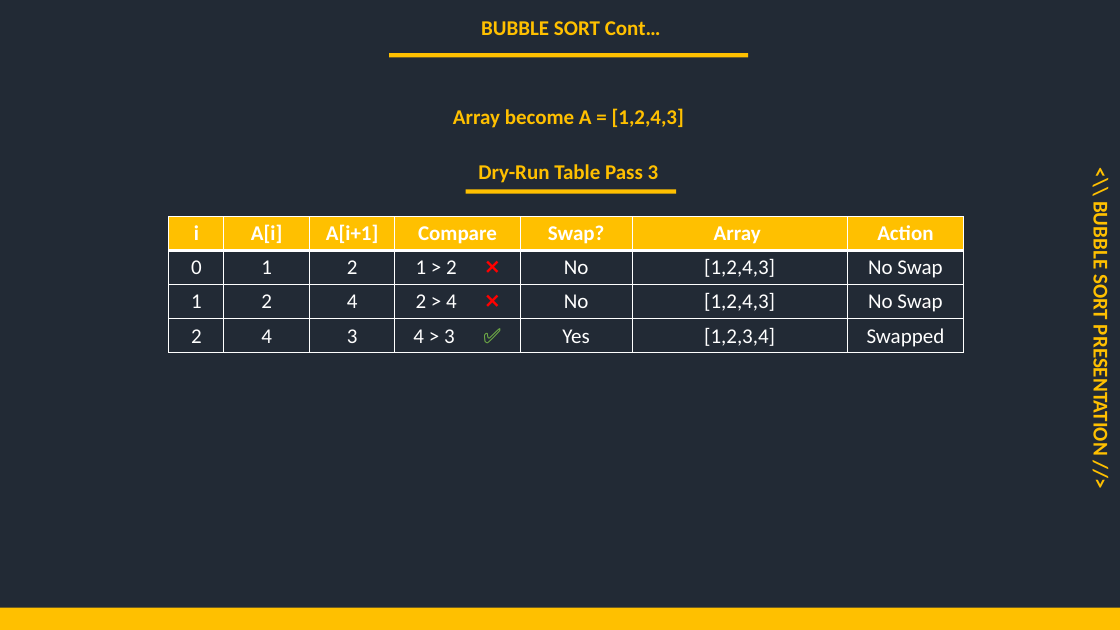
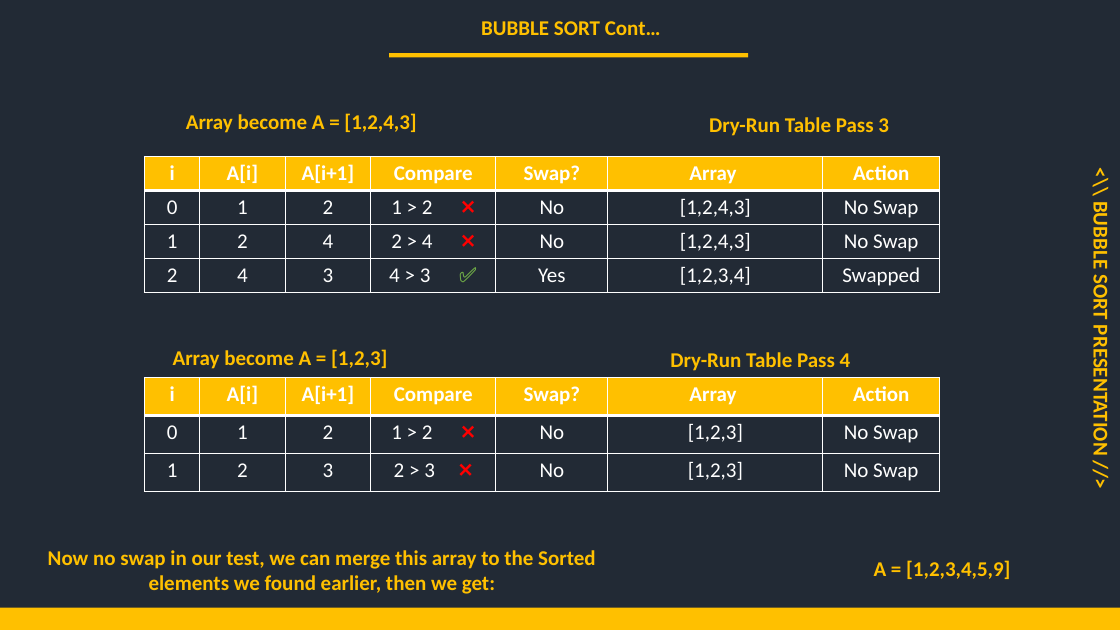
Before and after one commit to mutanganajoseph/Documents, a slide deck: slide 6 of auca/Sem-3/ICP/Assignment/Solution/Group4_Bubble_Sort_Presentation.pptx (slide 7 before the commit). Drawn at 1120x630 pixels with LibreOffice and Linux fonts; fonts in the diff are those of the drawing. Boxes give left, top, right and bottom in pixels: in the first picture for what was removed or moved away, otherwise in the second. Text is boxed around its words. In the diff, an @@ line names an element or a change of style, - is before the commit and + after.

```diff
--- a/auca/Sem-3/ICP/Assignment/Solution/Group4_Bubble_Sort_Presentation.pptx
+++ b/auca/Sem-3/ICP/Assignment/Solution/Group4_Bubble_Sort_Presentation.pptx
@@ text "Array become A = [1,2,4,3]": place and size @@
-text "Array become A = [1,2,4,3]" at (453,108,684,128)
+text "Array become A = [1,2,4,3]" at (186,113,416,133)
@@ text "Dry-Run Table Pass 3": place and size @@
-text "Dry-Run Table Pass 3" at (478,164,659,183)
+text "Dry-Run Table Pass 3" at (709,117,889,136)
@@ table: place and size @@
-table at (169,217,965,353)
+table at (145,156,940,292)
@@ rectangle removed at (465,190,676,194) @@
@@ text added at (173,349,387,369), 18 pt, text #FFC000, bold @@
+Array become A = [1,2,3]
@@ text added at (670,352,851,371), 18 pt, text #FFC000, bold @@
+Dry-Run Table Pass 4
@@ table added at (145,378,940,492), 3 rows, 7 columns @@
+i | A[i] | A[i+1] | Compare | Swap? | Array | Action
+0 | 1 | 2 | 1 > 2 ❌ | No | [1,2,3] | No Swap
+1 | 2 | 3 | 2 > 3 ❌ | No | [1,2,3] | No Swap
@@ text added at (48,550,595,594), 18 pt, text #FFC000, bold @@
+Now no swap in our test, we can merge this array to the Sorted elements we found earlier, then we get:
@@ text added at (874,560,1010,579), 18 pt, text #FFC000, bold @@
+A = [1,2,3,4,5,9]
```
Also in this commit, not shown: 6 other slides changed, 3 slides removed.
